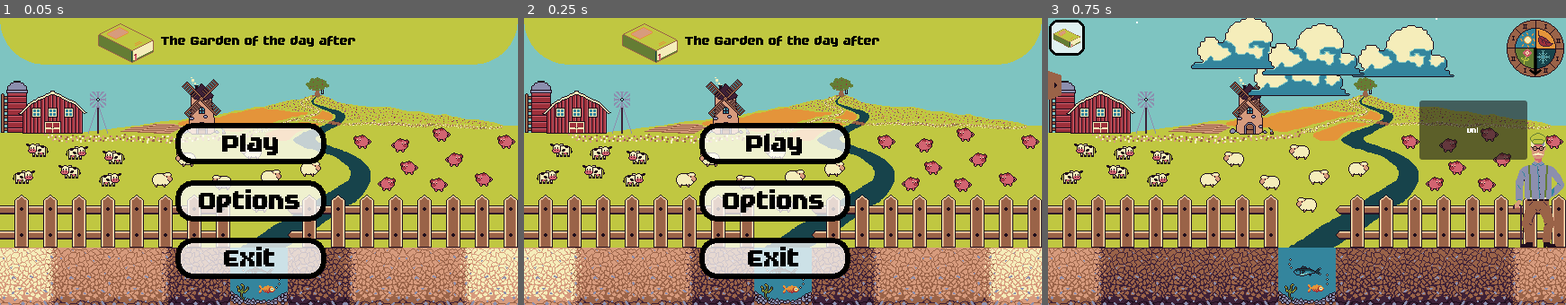
Above: before the commit, frames 1-3 (left to right).
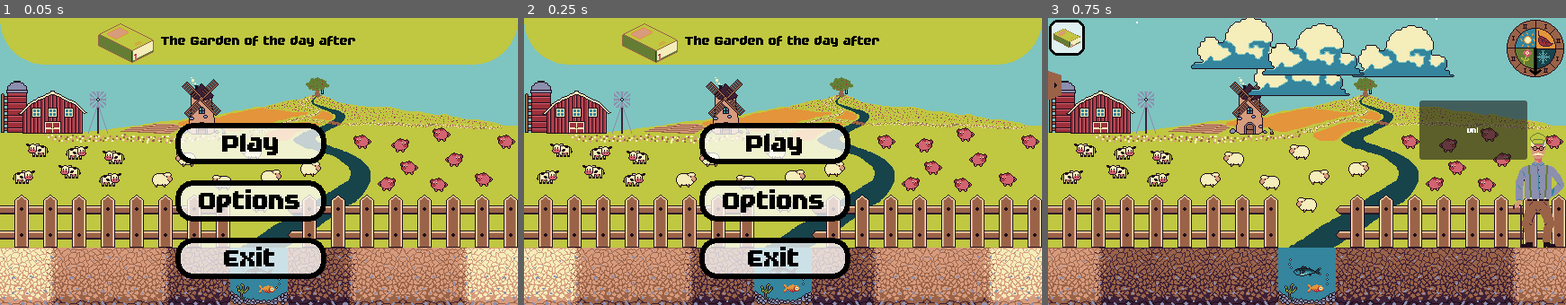
Above: after the commit, the same moments.

Repository: JustAlternate/Regenerative_Game_Jam
Game: Godot game, scene res://Scenes/menu.tscn
Two runs of this game, one before a commit and one after it. Both use one fixed random seed, a clock stepped at 60 frames per second and the inputs below.
Inputs:
- Up to frame 1 (0.05 s): no input
- Up to frame 2 (0.25 s): no input
- Up to frame 3 (0.75 s): click "Play" at 0.5 s

Frame 1 is identical in both runs. In frame 2, less than 0.1% of the frame differs, in the area x 46-54%, y 83-96%; in frame 3, nothing differs.
Error before the commit: Attempt to call function 'play' in base 'null instance' on a null instance. (res://Scripts/menu.gd:6)

Commit message:
Réparation du menu d'écran titre

Diff:
--- a/Scripts/menu.gd
+++ b/Scripts/menu.gd
@@ -3,15 +3,14 @@
 
 # Called when the node enters the scene tree for the first time.
 func _ready():
-	$riviere.play("default")
-	pass # Replace with function body.
+	$backgound/riviere.play("default")
 
 # Called every frame. 'delta' is the elapsed time since the previous frame.
 func _process(delta):
-	for i in range ($Sprite_deroulant.get_child_count()):
-		if $Sprite_deroulant.get_child(i).position.x > 1000:
-			$Sprite_deroulant.get_child(i).position.x = -2200
-		$Sprite_deroulant.get_child(i).position.x +=1
+	for i in range ($backgound/Sprite_deroulant.get_child_count()):
+		if $backgound/Sprite_deroulant.get_child(i).position.x > 1000:
+			$backgound/Sprite_deroulant.get_child(i).position.x = -2200
+		$backgound/Sprite_deroulant.get_child(i).position.x +=1
 
 func _on_play_pressed():
 	$"/root/PersistentSfx/Click_sfx".play()
Not shown: 1 places in Scenes/menu.tscn that only renumber resources
